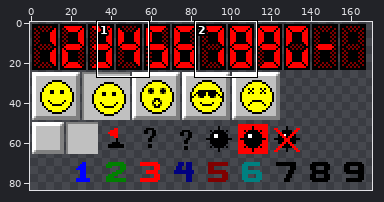
One commit to this sprite sheet: Content/spritesheet.png. The first picture is a wide view before the edit; the outline marks the close-up.
Close-up. Old version:
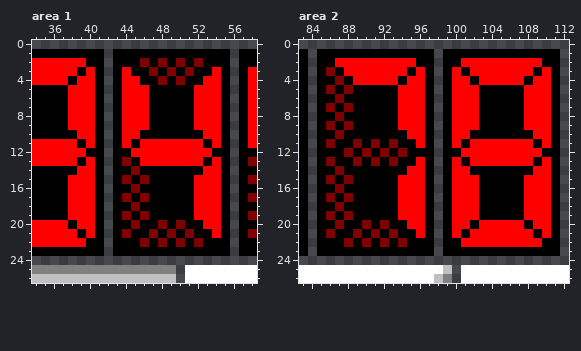
The file is 171x84 pixels. Shown: area 1: x 34..58, y 0..26; area 2: x 83..112, y 0..26. The commit also changed other parts of the picture, which this record leaves out.
Once edited:
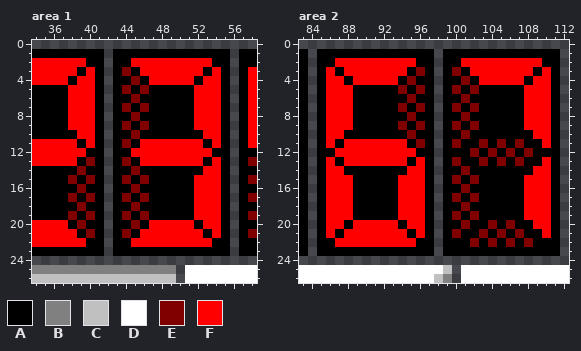
Palette (. is transparent): A #000000  B #808080  C #c0c0c0  D #ffffff  E #800000  F #ff0000
Changes in this commit:
Changed rows in their new state; - is an unchanged pixel.
Area 1:
first column x 38:
 2 -------FFFFFFFFF
 3 ------E-FFFFFFF-
 4 ------AE-FFFFF--
 5 ------EAE-------
 6 ------AEA-------
 7 ------EAE-------
 8 ------AEA-------
 9 ------EAE-------
10 ------AE--------
11 ------E---------
13 --E-------------
14 -EA-------------
15 EAE-------------
16 AEA-------------
17 EAE-------------
18 AEA-------------
19 EAE-------------
20 -EA------FFFFF--
21 --E-----FFFFFFF-
22 -------FFFFFFFFF
Area 2:
first column x 86:
 3 F---------E---E---------
 4 FF-------EA---AE--------
 5 FFF-----EAE---EAE-------
 6 FFF-----AEA---AEA-------
 7 FFF-----EAE---EAE-------
 8 FFF-----AEA---AEA-------
 9 FFF-----EAE---EAE-------
10 FF-------EA---AE--------
11 F-FFFFFFF-E---E-AEAEAEA-
12 -FFFFFFFFF-----AEAEAEAEA
13 F-FFFFFFF-----E-AEAEAEA-
14 FF------------AE--------
15 FFF-----------EAE-------
16 FFF-----------AEA-------
17 FFF-----------EAE-------
18 FFF-----------AEA-------
19 FFF-----------EAE-------
20 FF-FFFFF------AE-AEAEA--
21 F-FFFFFFF-----E-AEAEAEA-
22 -FFFFFFFFF-----AEAEAEAEA
